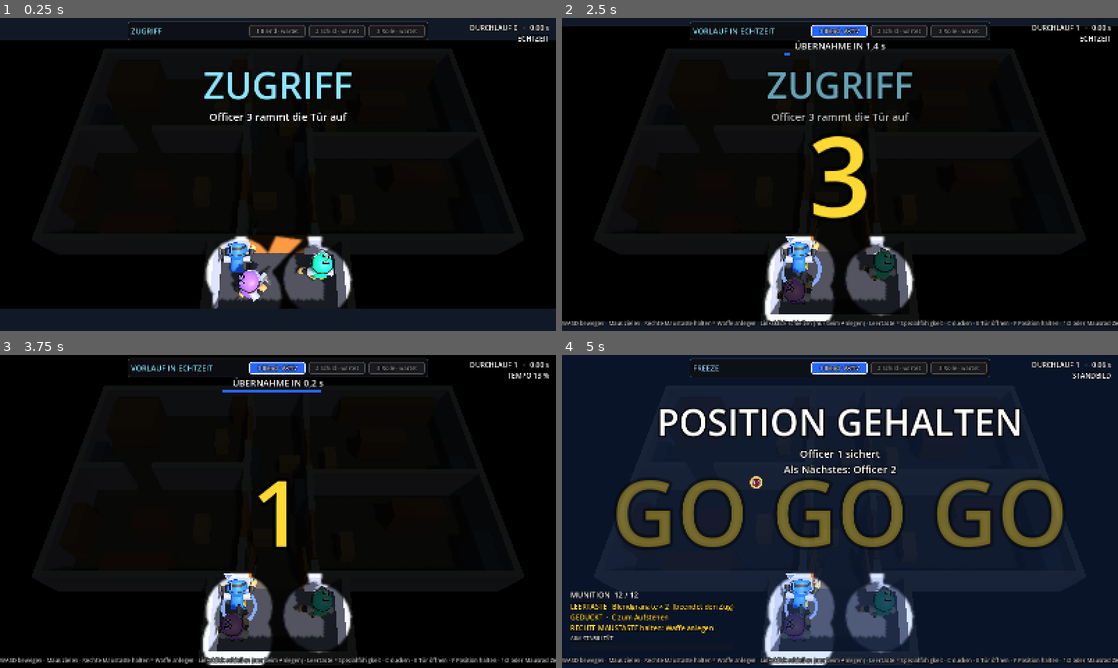
Above: before the commit, frames 1-4 (two rows, left to right).
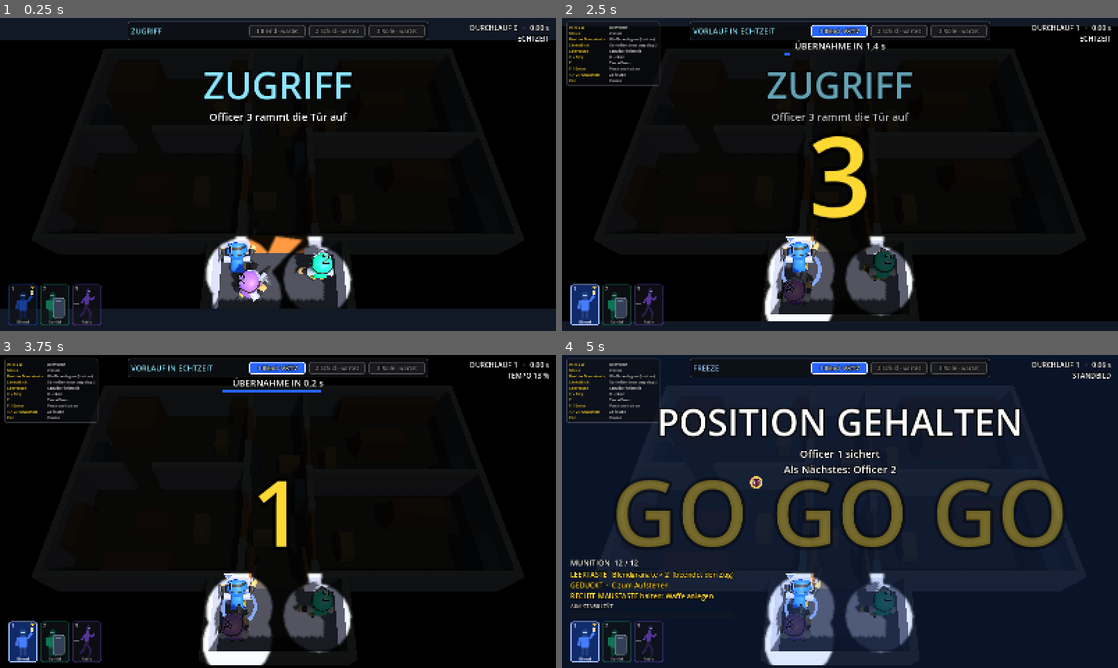
Above: after the commit, the same moments.

Repository: mathologyyy/showdown
Game: Godot game, scene res://scenes/main.tscn
Two runs of this game, one before a commit and one after it. Both use one fixed random seed, a clock stepped at 60 frames per second and the inputs below.
Inputs (mouse positions are in pixels of both pictures, inside the frame that each line leads up to):
- Up to frame 1 (0.25 s): no input
- Up to frame 2 (2.5 s): tap Enter (ui_accept) at 0.5, 0.77, 1.52 s; move the mouse to (962, 158) at 0.52 s; hold Right (ui_right) 0.53-1.28 s; hold Space 0.53-1.28 s; click (962, 158) at 0.67 s; move the mouse to (728, 190) at 1.27 s; hold Down (ui_down) 1.28-2.03 s; tap F at 1.35 s; click (728, 190) at 1.42 s; move the mouse to (895, 105) at 2.02 s; hold Right (ui_right) from 2.03 s (still down); tap E at 2.1 s; click (895, 105) at 2.17 s
- Up to frame 3 (3.75 s): move the mouse to (250, 574) at 2.77 s; release Right (ui_right) at 2.78 s; hold Up (ui_up) 2.78-3.53 s; tap C at 2.85 s; click (250, 574) at 2.92 s; tap Enter (ui_accept) at 3.02 s; move the mouse to (444, 558) at 3.52 s; hold Left (ui_left) from 3.53 s (still down); tap Ctrl at 3.6 s; click (444, 558) at 3.67 s
- Up to frame 4 (5 s): keep holding Left (ui_left); tap Enter (ui_accept) at 3.77, 4.52 s; move the mouse to (673, 464) at 4.27 s; tap 1 at 4.35 s; click (673, 464) at 4.42 s

The runs differ from the first frame. In frame 1, 0.9% of the frame differs, in the area x 1-19%, y 84-99%; in frame 2, 2.9%; in frame 3, 3.0%; in frame 4, 5.1%, in the area x 0-100%, y 1-100%.

Commit message:
HUD: Officer-Icons unten links, Tastenbelegung klein oben links
Co-Authored-By: Claude Fable 5.2 <noreply@anthropic.com>
Claude-Session: https://claude.ai/code/session_019KGUCiKQWdvFfzwKJNJyVD

Diff:
--- a/showdown/scripts/hud.gd
+++ b/showdown/scripts/hud.gd
@@ -6,12 +6,163 @@
 ##  - Kinobalken während nicht steuerbarer Abschnitte (Echtzeit-Vorlauf, Auswertung, Replay)
 ##  - bläulicher Schleier im Standbild (Freeze)
 ##  - VHS-artiger Rückspul-Effekt mit blinkendem ◀◀-Icon in der Bildmitte (Rewind)
-##  - unten links Munition + Aim-Stabilität, oben rechts Zeit und Tempo
+##  - unten links drei Officer-Icons (wen spiele ich gerade?), darüber Munition + Aim-Stabilität
+##  - oben links klein die Tastenbelegung, oben rechts Zeit und Tempo
 ## Alles per Code aufgebaut.
 
 const BAR_HEIGHT := 70.0
 const TAKEOVER_BAR_W := 320.0
 const TAKEOVER_BAR_H := 8.0
+const ICON_MARGIN := 16.0         # Abstand der Officer-Icons zum unteren Bildrand
+## Tastenbelegung (oben links): [Taste, Wirkung]
+const KEY_HELP := [
+	["W A S D", "Bewegen"],
+	["Maus", "Zielen"],
+	["Rechte Maustaste", "Waffe anlegen (halten)"],
+	["Linksklick", "Schießen (nur angelegt)"],
+	["Leertaste", "Spezialfähigkeit"],
+	["C / Strg", "Ducken"],
+	["E", "Tür öffnen"],
+	["F / Enter", "Position halten"],
+	["1 / 2 / Mausrad", "Zeitlupe"],
+	["Esc", "Pause"],
+]
+
+
+## Stilisiertes Icon eines Officers (unten links). Die Silhouette verrät die Rolle:
+##  "flash"  – normale Figur, hält eine Blendgranate hoch
+##  "shield" – stämmige Figur hinter einem großen Schild
+##  "roll"   – dünne, große Figur im Laufschritt (der schnelle, agile Officer)
+## Zustand: "active" (wird gerade gespielt) hell mit farbigem Rahmen, "dead"
+## ausgegraut und durchgestrichen, alles andere abgedunkelt.
+class OfficerIcon extends Control:
+	const W := 84.0
+	const H := 118.0
+
+	var number := 1
+	var role := ""
+	var caption := ""
+	var color := Color.WHITE
+	var state := ""
+
+	func _init() -> void:
+		custom_minimum_size = Vector2(W, H)
+		mouse_filter = Control.MOUSE_FILTER_IGNORE
+
+	func set_info(p_role: String, p_caption: String, p_color: Color, p_state: String) -> void:
+		if p_role == role and p_caption == caption and p_color == color and p_state == state:
+			return
+		role = p_role
+		caption = p_caption
+		color = p_color
+		state = p_state
+		queue_redraw()
+
+	func _draw() -> void:
+		var is_active := state == "active"
+		var dead := state == "dead"
+		# Karte
+		var card := StyleBoxFlat.new()
+		card.set_corner_radius_all(8)
+		card.set_border_width_all(3 if is_active else 2)
+		if is_active:
+			card.bg_color = Color(color.darkened(0.55), 0.92)
+			card.border_color = color.lightened(0.55)
+		elif dead:
+			card.bg_color = Color(0.22, 0.05, 0.05, 0.8)
+			card.border_color = Color(0.5, 0.12, 0.1)
+		else:
+			card.bg_color = Color(0.06, 0.07, 0.09, 0.8)
+			card.border_color = Color(color.darkened(0.3), 0.7)
+		draw_style_box(card, Rect2(Vector2.ZERO, Vector2(W, H)))
+
+		# Farben der Figur
+		var body := color.lightened(0.15)
+		var text_col := Color.WHITE
+		if dead:
+			body = Color(0.42, 0.42, 0.44)
+			text_col = Color(0.8, 0.5, 0.5)
+		elif not is_active:
+			body = color.darkened(0.4)
+			text_col = Color(0.65, 0.65, 0.65)
+		var dark := body.darkened(0.5)
+		var visor := Color(0.6, 0.85, 1.0) if is_active else Color(0.4, 0.5, 0.58)
+		var cx := W * 0.5
+
+		match role:
+			"flash":
+				_limb(Vector2(cx - 6, 74), Vector2(cx - 7, 96), 8.0, dark)
+				_limb(Vector2(cx + 6, 74), Vector2(cx + 7, 96), 8.0, dark)
+				_rrect(Rect2(cx - 12, 44, 24, 32), body, 5)
+				_limb(Vector2(cx - 15, 48), Vector2(cx - 17, 68), 7.0, body)
+				_limb(Vector2(cx + 15, 48), Vector2(cx + 25, 34), 7.0, body)   # Wurfarm oben
+				draw_circle(Vector2(cx, 33), 10.0, dark)
+				draw_rect(Rect2(cx - 6, 31, 12, 4), visor)
+				# Blendgranate in der erhobenen Hand, darüber Blitz-Strahlen
+				var can := Color(0.86, 0.88, 0.92) if not dead else Color(0.6, 0.6, 0.6)
+				var spark := Color(1.0, 0.85, 0.2) if is_active else Color(0.7, 0.6, 0.2)
+				draw_rect(Rect2(cx + 20.5, 19, 9, 13), can)
+				draw_rect(Rect2(cx + 20.5, 24, 9, 3), spark)
+				draw_rect(Rect2(cx + 22.5, 16, 5, 3), dark)
+				var tip := Vector2(cx + 25, 13)
+				for ang: float in [-150.0, -115.0, -90.0, -65.0, -30.0]:
+					var d := Vector2.RIGHT.rotated(deg_to_rad(ang))
+					draw_line(tip + d * 3.0, tip + d * 8.0, spark, 2.0, true)
+			"shield":
+				_limb(Vector2(cx - 12, 74), Vector2(cx - 12, 96), 9.0, dark)
+				_limb(Vector2(cx, 74), Vector2(cx, 96), 9.0, dark)
+				_rrect(Rect2(cx - 20, 44, 28, 32), body, 5)
+				_limb(Vector2(cx - 22, 49), Vector2(cx - 23, 68), 8.0, body)
+				draw_circle(Vector2(cx - 6, 33), 10.0, dark)
+				draw_rect(Rect2(cx - 12, 31, 12, 4), visor)
+				# großes Schild vor dem Körper, mit Sichtfenster wie im Spiel
+				var plate := Color(0.2, 0.25, 0.34) if not dead else Color(0.25, 0.25, 0.27)
+				_rrect(Rect2(cx - 6, 38, 34, 58), plate, 5, plate.lightened(0.45), 2)
+				draw_rect(Rect2(cx + 2, 47, 18, 5), visor)
+			"roll":
+				# Tempo-Striche hinter der Figur
+				var streak := Color(text_col, 0.55)
+				draw_line(Vector2(cx - 33, 42), Vector2(cx - 17, 42), streak, 2.0)
+				draw_line(Vector2(cx - 36, 56), Vector2(cx - 21, 56), streak, 2.0)
+				draw_line(Vector2(cx - 31, 70), Vector2(cx - 19, 70), streak, 2.0)
+				# hinteres Bein und hinterer Arm
+				_limb(Vector2(cx - 2, 62), Vector2(cx - 10, 82), 6.0, dark)
+				_limb(Vector2(cx - 10, 82), Vector2(cx - 20, 93), 6.0, dark)
+				_limb(Vector2(cx + 2, 34), Vector2(cx - 9, 44), 5.0, body)
+				_limb(Vector2(cx - 9, 44), Vector2(cx - 14, 53), 5.0, body)
+				# schmaler, langer Rumpf, leicht nach vorn geneigt
+				_limb(Vector2(cx + 2, 32), Vector2(cx - 2, 62), 10.0, body)
+				# vorderes Bein und vorderer Arm
+				_limb(Vector2(cx - 2, 62), Vector2(cx + 10, 80), 6.0, dark)
+				_limb(Vector2(cx + 10, 80), Vector2(cx + 8, 98), 6.0, dark)
+				_limb(Vector2(cx + 2, 34), Vector2(cx + 13, 45), 5.0, body)
+				_limb(Vector2(cx + 13, 45), Vector2(cx + 20, 37), 5.0, body)
+				draw_circle(Vector2(cx + 4, 19), 7.5, dark)
+				draw_rect(Rect2(cx + 2, 17.5, 9, 3), visor)
+
+		if dead:
+			var red := Color(0.9, 0.15, 0.1, 0.85)
+			draw_line(Vector2(14, 22), Vector2(W - 14, 98), red, 4.0, true)
+			draw_line(Vector2(W - 14, 22), Vector2(14, 98), red, 4.0, true)
+
+		var font := get_theme_default_font()
+		draw_string(font, Vector2(8, 19), str(number), HORIZONTAL_ALIGNMENT_LEFT, -1.0, 16, text_col)
+		draw_string(font, Vector2(0, H - 6), caption, HORIZONTAL_ALIGNMENT_CENTER, W, 12, text_col)
+
+	## Gliedmaße: dicke Linie mit runden Enden.
+	func _limb(a: Vector2, b: Vector2, width: float, col: Color) -> void:
+		draw_line(a, b, col, width, true)
+		draw_circle(a, width * 0.5, col)
+		draw_circle(b, width * 0.5, col)
+
+	## Rechteck mit runden Ecken, optional mit Rand.
+	func _rrect(rect: Rect2, col: Color, radius: int, border := Color.TRANSPARENT, border_width := 0) -> void:
+		var sb := StyleBoxFlat.new()
+		sb.bg_color = col
+		sb.set_corner_radius_all(radius)
+		sb.border_color = border
+		sb.set_border_width_all(border_width)
+		draw_style_box(sb, rect)
 
 ## Zuletzt gezeigte Texte (praktisch für Tests und Debugging).
 var card_title := ""
@@ -33,7 +184,8 @@
 var _stab: ProgressBar
 var _stats: Control
 var _clock: Label
-var _hint: Label
+var _hint: PanelContainer         # Tastenbelegung, klein oben links
+var _icons: Array = []            # OfficerIcon je Officer, unten links
 var _panel: PanelContainer
 var _panel_label: Label
 
@@ -165,7 +317,7 @@
 	_stats.set_anchors_and_offsets_preset(Control.PRESET_BOTTOM_LEFT)
 	_stats.grow_vertical = Control.GROW_DIRECTION_BEGIN
 	_stats.offset_left = 24
-	_stats.offset_bottom = -52
+	_stats.offset_bottom = -(ICON_MARGIN + OfficerIcon.H + 10.0)
 	_ammo = _label(_stats, 22, Color.WHITE)
 	_special = _label(_stats, 20, Color(1.0, 0.85, 0.2))
 	var cap := _label(_stats, 16, Color(0.8, 0.8, 0.8))
@@ -188,12 +340,40 @@
 	_clock.offset_top = 14
 	_clock.horizontal_alignment = HORIZONTAL_ALIGNMENT_RIGHT
 
-	_hint = _label(root, 16, Color(0.75, 0.75, 0.75))
-	_hint.set_anchors_and_offsets_preset(Control.PRESET_BOTTOM_WIDE)
-	_hint.offset_top = -34
-	_hint.offset_bottom = -10
-	_hint.horizontal_alignment = HORIZONTAL_ALIGNMENT_CENTER
-	_hint.text = "WASD bewegen · Maus zielen · Rechte Maustaste halten = Waffe anlegen · Linksklick schießen (nur beim Anlegen) · Leertaste = Spezialfähigkeit · C ducken · E Tür öffnen · F Position halten · 1/2 oder Mausrad Zeitlupe · ESC Pause"
+	# --- unten links: ein Icon pro Officer, der gespielte ist hervorgehoben ---
+	var icon_row := HBoxContainer.new()
+	icon_row.mouse_filter = Control.MOUSE_FILTER_IGNORE
+	icon_row.add_theme_constant_override("separation", 8)
+	root.add_child(icon_row)
+	icon_row.set_anchors_and_offsets_preset(Control.PRESET_BOTTOM_LEFT)
+	icon_row.grow_vertical = Control.GROW_DIRECTION_BEGIN
+	icon_row.offset_left = 24
+	icon_row.offset_bottom = -ICON_MARGIN
+	for i in 3:
+		var icon := OfficerIcon.new()
+		icon.number = i + 1
+		icon_row.add_child(icon)
+		_icons.append(icon)
+
+	# --- oben links: Tastenbelegung als kleine Tabelle ---
+	_hint = PanelContainer.new()
+	_hint.add_theme_stylebox_override("panel", _box(Color(0.05, 0.06, 0.08, 0.6), Color(1, 1, 1, 0.12), 8))
+	_hint.mouse_filter = Control.MOUSE_FILTER_IGNORE
+	root.add_child(_hint)
+	_hint.set_anchors_and_offsets_preset(Control.PRESET_TOP_LEFT)
+	_hint.offset_left = 12
+	_hint.offset_top = 10
+	var keys := GridContainer.new()
+	keys.columns = 2
+	keys.mouse_filter = Control.MOUSE_FILTER_IGNORE
+	keys.add_theme_constant_override("h_separation", 12)
+	keys.add_theme_constant_override("v_separation", 0)
+	_hint.add_child(keys)
+	for pair in KEY_HELP:
+		for col in 2:
+			var kl := _label(keys, 12, Color(1.0, 0.85, 0.2) if col == 0 else Color(0.82, 0.82, 0.82))
+			kl.add_theme_constant_override("outline_size", 3)
+			kl.text = pair[col]
 
 	# --- Tafel in der Mitte (Fehlschlag, Ergebnis) ---
 	_panel = PanelContainer.new()
@@ -269,8 +449,14 @@
 	_phase.add_theme_color_override("font_color", color)
 
 
-## chips: pro Officer {text: String, color: Color, state: "active"|"done"|"wait"|"dead"}
+## chips: pro Officer {text: String, color: Color, state: "active"|"done"|"wait"|"dead",
+##                      role: String, name: String (Kurzname der Rolle fürs Icon)}
 func set_squad(chips: Array) -> void:
+	for i in _icons.size():
+		var icon: OfficerIcon = _icons[i]
+		icon.visible = i < chips.size()
+		if icon.visible:
+			icon.set_info(chips[i].get("role", ""), chips[i].get("name", ""), chips[i].color, chips[i].state)
 	for i in _chips.size():
 		var c: Dictionary = _chips[i]
 		c.panel.visible = i < chips.size()
